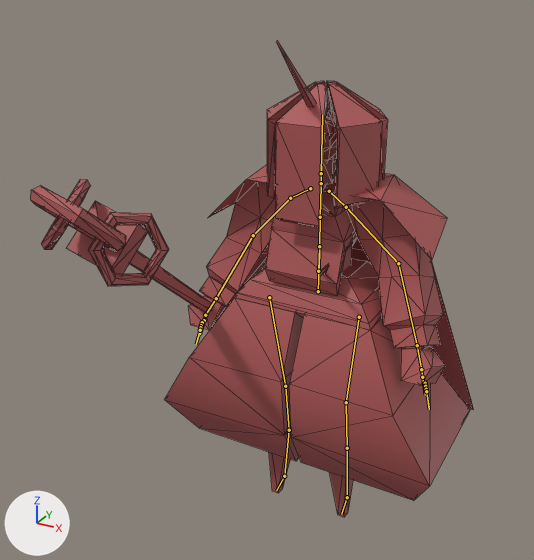
Before and after pictures for a commit that changed the FBX model ShadowStepGame/asset/model/chr/enemies2/Walking.fbx.
Before and after are seen from a 50 mm lens placed at (0.168, -0.392, 0.357), pointed at (-0.035, -0.022, 0.172). Arrows for +X, +Y and +Z are at lower left; the lights stay in place. The older version comes first. The bones that change, and the others that lie on the model, are drawn over the model as lines. Mesh edges are drawn as thin lines.

In view in the first picture: 'pCube2', 'pCube6', 'pCylinder1', 'pTorus3', 'pasted__pasted__pCube11', 'pasted__pasted__pCube12', 'pasted__pasted__pCube15', 'pasted__pasted__pCube5', '球', '立方体'.
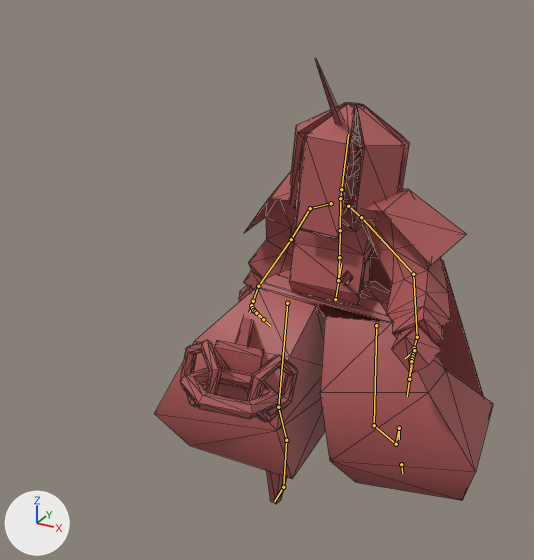
The newer file adds an action. The first version stands in its rest pose; the second is drawn at frame 27 of the action 'Armature.001|Armature.001|mixamo.com|Layer0'.

Boxes [x1, y1, x2, y2] around the edits, measured in the pictures (534 x 560 px):
'pasted__pasted__pCube11', posed (11% wider)
    before: [165, 258, 470, 500]
    after: [154, 269, 493, 501]
'pasted__pasted__pCube5', posed (12% narrower, 9% shorter)
    before: [188, 164, 447, 386]
    after: [239, 172, 467, 373]
'pCylinder1', posed (7% shorter)
    before: [267, 81, 388, 228]
    after: [289, 103, 409, 239]
'pTorus3', posed
    before: [31, 179, 213, 314]
    after: [180, 316, 298, 422]
'pasted__pasted__pCube15', posed
    before: [264, 185, 474, 410]
    after: [289, 209, 484, 397]
'pasted__pasted__pCube12', posed
    before: [269, 452, 353, 517]
    after: [267, 471, 287, 504]
'pCube2', posed (27% narrower)
    before: [276, 41, 316, 107]
    after: [315, 58, 344, 125]
bone 'mixamorig:Hips', root to tip
    before: (318, 291) to (319, 252)
    after: (335, 299) to (341, 263)
bone 'mixamorig:Spine', root to tip
    before: (318, 271) to (319, 246)
    after: (338, 280) to (339, 257)
bone 'mixamorig:Spine1', root to tip
    before: (319, 246) to (320, 217)
    after: (339, 257) to (340, 230)
bone 'mixamorig:Spine2', root to tip
    before: (320, 217) to (321, 186)
    after: (340, 230) to (340, 201)
bone 'mixamorig:Neck', root to tip
    before: (321, 183) to (321, 166)
    after: (340, 198) to (342, 182)
bone 'mixamorig:Head', root to tip
    before: (321, 173) to (322, 115)
    after: (341, 189) to (348, 134)
bone 'mixamorig:LeftShoulder', root to tip
    before: (329, 191) to (346, 207)
    after: (348, 206) to (361, 217)
bone 'mixamorig:LeftArm', root to tip
    before: (346, 207) to (398, 263)
    after: (361, 217) to (413, 274)
bone 'mixamorig:LeftForeArm', root to tip
    before: (398, 263) to (417, 345)
    after: (413, 274) to (417, 337)
bone 'mixamorig:LeftHand', root to tip
    before: (417, 345) to (421, 369)
    after: (417, 337) to (414, 348)
bone 'mixamorig:LeftHandIndex1', root to tip
    before: (421, 369) to (424, 387)
    after: (414, 348) to (414, 354)
bone 'mixamorig:LeftHandIndex2', root to tip
    before: (422, 377) to (425, 395)
    after: (414, 350) to (405, 358)
bone 'mixamorig:LeftHandIndex3', root to tip
    before: (425, 383) to (428, 401)
    after: (413, 354) to (411, 371)
bone 'mixamorig:RightShoulder', root to tip
    before: (310, 188) to (290, 198)
    after: (331, 203) to (310, 208)
bone 'mixamorig:RightArm', root to tip
    before: (290, 198) to (253, 235)
    after: (310, 208) to (291, 239)
bone 'mixamorig:RightForeArm', root to tip
    before: (253, 235) to (216, 298)
    after: (291, 239) to (258, 286)
bone 'mixamorig:RightHand', root to tip
    before: (216, 298) to (205, 315)
    after: (258, 286) to (253, 301)
bone 'mixamorig:RightHandIndex1', root to tip
    before: (205, 315) to (201, 329)
    after: (253, 301) to (249, 312)
bone 'mixamorig:RightHandIndex2', root to tip
    before: (204, 320) to (200, 334)
    after: (251, 305) to (259, 317)
bone 'mixamorig:RightHandIndex3', root to tip
    before: (202, 322) to (198, 336)
    after: (252, 308) to (260, 315)
bone 'mixamorig:LeftUpLeg', root to tip
    before: (359, 317) to (346, 402)
    after: (376, 325) to (374, 425)
bone 'mixamorig:LeftLeg', root to tip
    before: (346, 402) to (347, 448)
    after: (374, 425) to (396, 444)
bone 'mixamorig:LeftFoot', root to tip
    before: (347, 448) to (347, 497)
    after: (396, 444) to (399, 428)
bone 'mixamorig:RightUpLeg', root to tip
    before: (269, 297) to (285, 386)
    after: (287, 303) to (278, 407)
bone 'mixamorig:RightLeg', root to tip
    before: (285, 386) to (289, 430)
    after: (278, 407) to (286, 440)
bone 'mixamorig:RightFoot', root to tip
    before: (289, 430) to (284, 476)
    after: (286, 440) to (283, 487)

What the commit changed:
Bone 'mixamorig:Hips' (bone_mixamorig_hips) moves from (0.0, 0.0, 0.0) to (0.0015, -0.0148, -0.024).
Bone 'mixamorig:Hips' (bone_mixamorig_hips) turns from (0, 0, 0) to (-1, 8, -6) degrees about its own x, y and z.
Bone 'mixamorig:Spine' (bone_mixamorig_spine) turns from (0, 0, 0) to (2, -2, 6) degrees about its own x, y and z.
Bone 'mixamorig:Spine1' (bone_mixamorig_spine1) turns from (0, 0, 0) to (1, -4, 1) degrees about its own x, y and z.
Bone 'mixamorig:Spine2' (bone_mixamorig_spine2) turns from (0, 0, 0) to (-3, -4, 1) degrees about its own x, y and z.
Bone 'mixamorig:Neck' (bone_mixamorig_neck) turns from (0, 0, 0) to (-4, 0, -2) degrees about its own x, y and z.
Bone 'mixamorig:Head' (bone_mixamorig_head) turns from (0, 0, 0) to (-1, 0, -1) degrees about its own x, y and z.
Bone 'mixamorig:LeftShoulder' (bone_mixamorig_leftshoulder) turns from (0, 0, 0) to (-15, 20, 13) degrees about its own x, y and z.
Bone 'mixamorig:LeftArm' (bone_mixamorig_leftarm) turns from (0, 0, 0) to (10, -2, 11) degrees about its own x, y and z.
Bone 'mixamorig:LeftForeArm' (bone_mixamorig_leftforearm) turns from (0, 0, 0) to (-41, -9, 20) degrees about its own x, y and z.
Bone 'mixamorig:LeftHand' (bone_mixamorig_lefthand) turns from (0, 0, 0) to (-9, 6, 8) degrees about its own x, y and z.
Bone 'mixamorig:LeftHandIndex1' (bone_mixamorig_lefthandindex1) turns from (0, 0, 0) to (-21, 1, -1) degrees about its own x, y and z.
Bone 'mixamorig:LeftHandIndex2' (bone_mixamorig_lefthandindex2) turns from (0, 0, 0) to (13, -6, 25) degrees about its own x, y and z.
Bone 'mixamorig:LeftHandIndex3' (bone_mixamorig_lefthandindex3) turns from (0, 0, 0) to (23, 0, -28) degrees about its own x, y and z.
Bone 'mixamorig:RightShoulder' (bone_mixamorig_rightshoulder) turns from (0, 0, 0) to (-12, -3, -2) degrees about its own x, y and z.
Bone 'mixamorig:RightArm' (bone_mixamorig_rightarm) turns from (0, 0, 0) to (27, -16, -10) degrees about its own x, y and z.
Bone 'mixamorig:RightForeArm' (bone_mixamorig_rightforearm) turns from (0, 0, 0) to (-16, 9, 12) degrees about its own x, y and z.
Bone 'mixamorig:RightHand' (bone_mixamorig_righthand) turns from (0, 0, 0) to (14, -26, -16) degrees about its own x, y and z.
Bone 'mixamorig:RightHandIndex1' (bone_mixamorig_righthandindex1) turns from (0, 0, 0) to (-15, 2, -4) degrees about its own x, y and z.
Bone 'mixamorig:RightHandIndex2' (bone_mixamorig_righthandindex2) turns from (0, 0, 0) to (33, 15, -33) degrees about its own x, y and z.
Bone 'mixamorig:RightHandIndex3' (bone_mixamorig_righthandindex3) turns from (0, 0, 0) to (16, 3, 34) degrees about its own x, y and z.
Bone 'mixamorig:LeftUpLeg' (bone_mixamorig_leftupleg) turns from (0, 0, 0) to (17, 0, 18) degrees about its own x, y and z.
Bone 'mixamorig:LeftLeg' (bone_mixamorig_leftleg) turns from (0, 0, 0) to (-49, 10, 1) degrees about its own x, y and z.
Bone 'mixamorig:LeftFoot' (bone_mixamorig_leftfoot) turns from (0, 0, 0) to (10, 7, -46) degrees about its own x, y and z.
Bone 'mixamorig:RightUpLeg' (bone_mixamorig_rightupleg) turns from (0, 0, 0) to (37, 4, 10) degrees about its own x, y and z.
Bone 'mixamorig:RightLeg' (bone_mixamorig_rightleg) turns from (0, 0, 0) to (-50, -7, -4) degrees about its own x, y and z.
Bone 'mixamorig:RightFoot' (bone_mixamorig_rightfoot) turns from (0, 0, 0) to (7, 7, -11) degrees about its own x, y and z.
